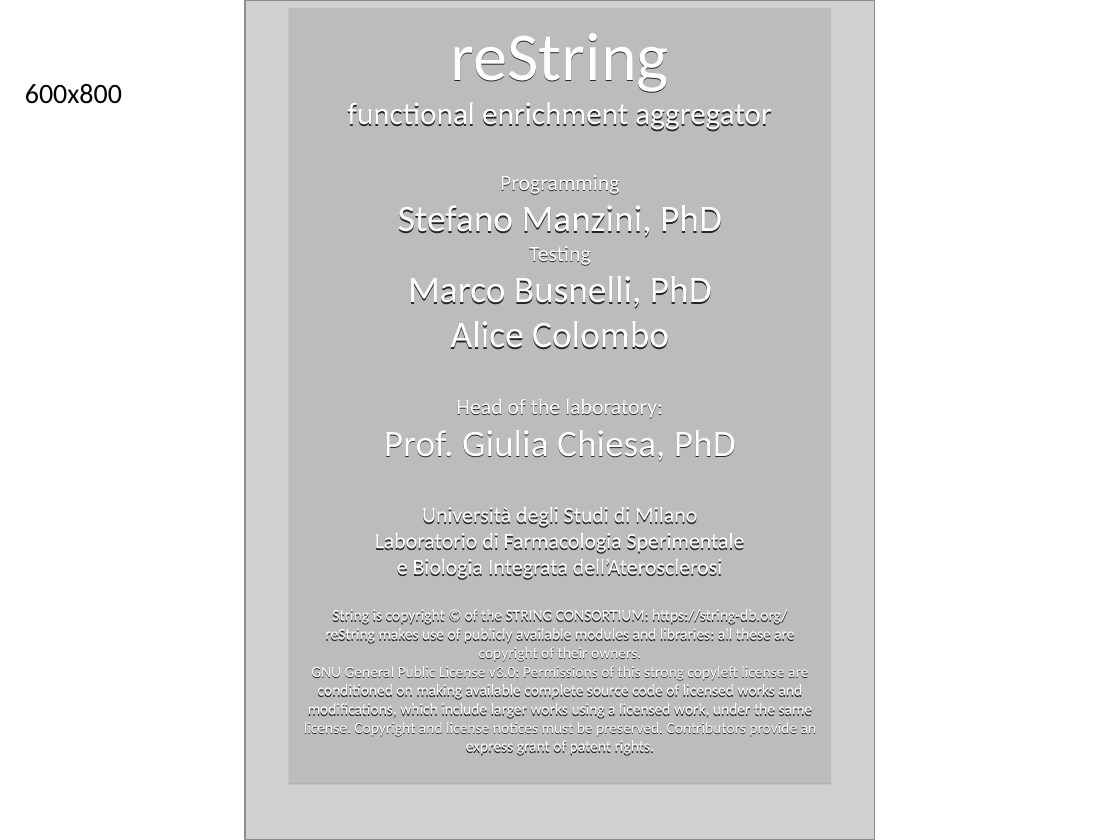
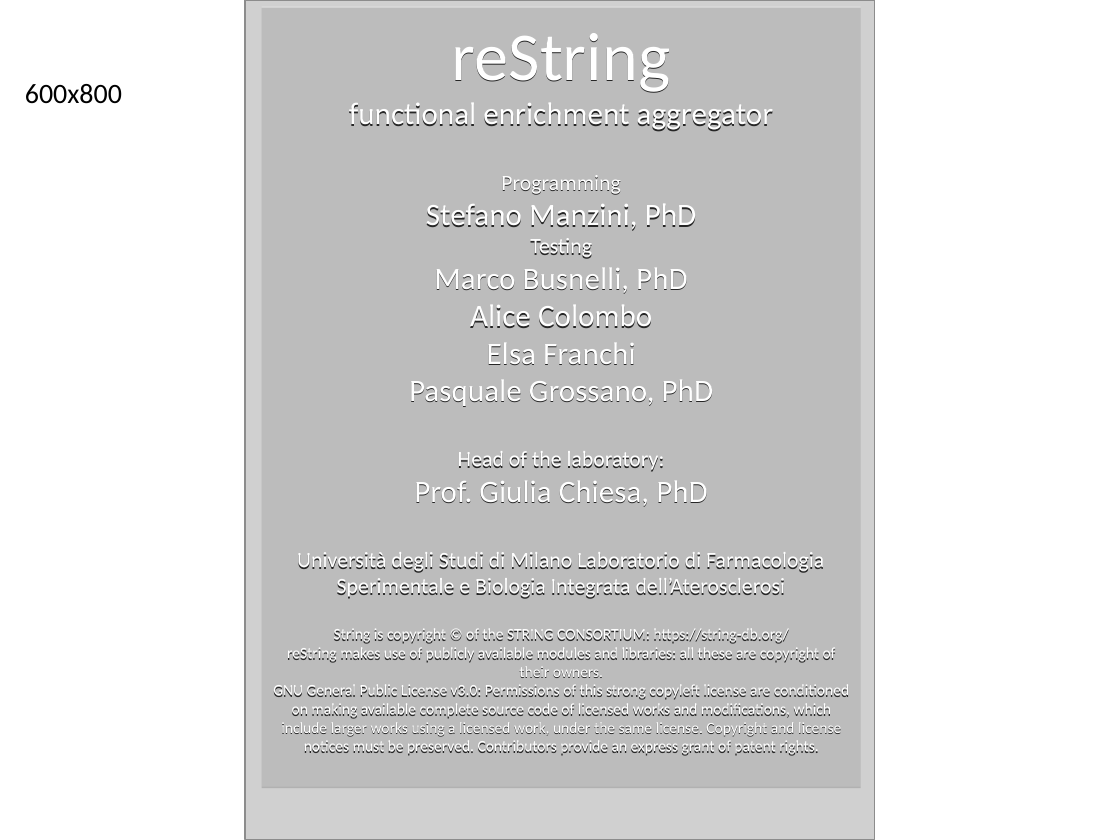
Before and after one commit to Stemanz/restring, a slide deck: slide 1 of restring/imgs/credits.pptx. Drawn at 1120x840 pixels with LibreOffice and Linux fonts; fonts in the diff are those of the drawing; grey boxes stand for pictures. Boxes give left, top, right and bottom in pixels: in the first picture for what was removed or moved away, otherwise in the second. Text is boxed around its words. In the diff, an @@ line names an element or a change of style, - is before the commit and + after.

```diff
--- a/restring/imgs/credits.pptx
+++ b/restring/imgs/credits.pptx
@@ rectangle "reString": place and size @@
-rectangle "reString" at box(289, 7, 831, 783)
+rectangle "reString" at box(262, 7, 861, 787)
@@ text in rectangle at box(414, 203, 708, 507): size 24 to 20 pt in "Stefano Manzini, PhD", "Marco Busnelli, PhD", "Alice Colombo", "Prof. Giulia Chiesa, PhD" @@
@@ text in rectangle at box(409, 342, 714, 407): paragraphs added @@
+Elsa Franchi
+Pasquale Grossano, PhD
@@ text in rectangle at box(297, 552, 824, 599): text changed @@
-Università degli Studi di Milano
-Laboratorio di Farmacologia Sperimentale
-e Biologia Integrata dell’Aterosclerosi
+Università degli Studi di Milano Laboratorio di Farmacologia Sperimentale e Biologia Integrata dell’Aterosclerosi
```
Also in this commit, not shown: 1 other file.
